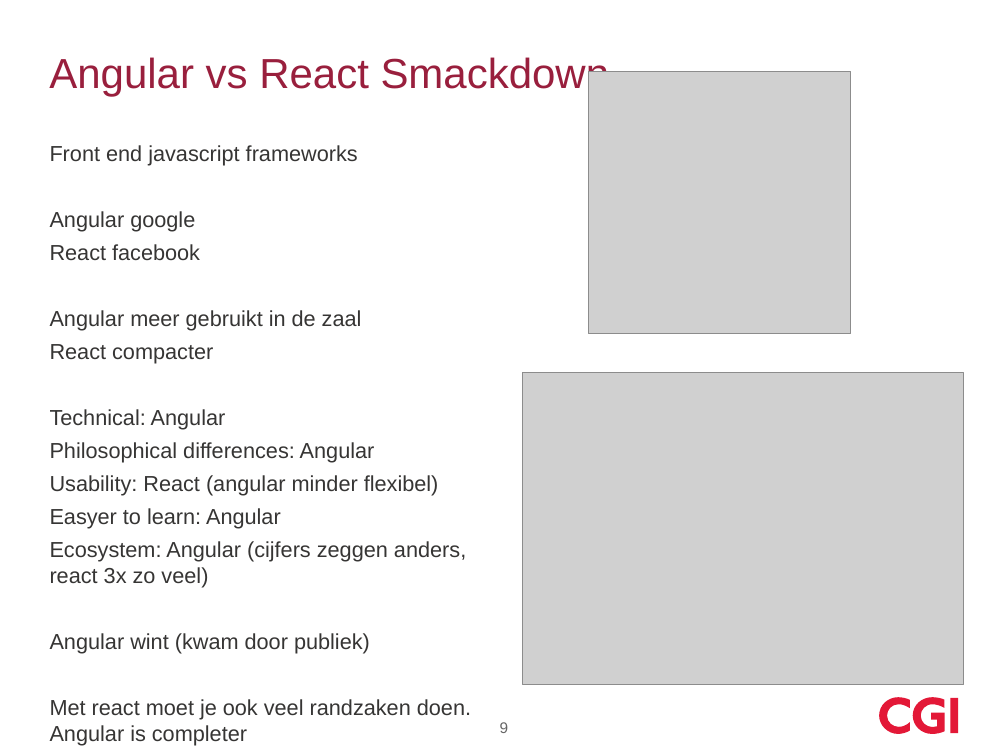
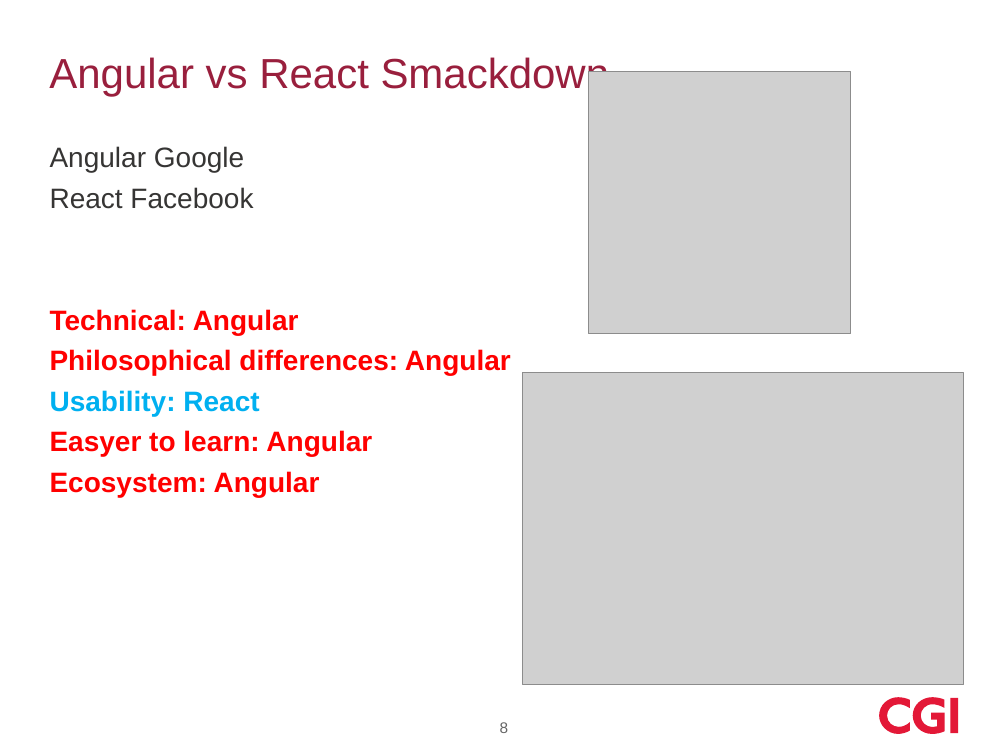
Before and after one commit to koosdrost/GeneralDir, a slide deck: slide 8 of devoxx_2017.pptx (slide 9 before the commit). Drawn at 1008x756 pixels with LibreOffice and Linux fonts; fonts in the diff are those of the drawing; grey boxes stand for pictures; background and template pictures are left out. Boxes give left, top, right and bottom in pixels: in the first picture for what was removed or moved away, otherwise in the second. Text is boxed around its words. In the diff, an @@ line names an element or a change of style, - is before the commit and + after.

```diff
--- a/devoxx_2017.pptx
+++ b/devoxx_2017.pptx
@@ text at box(50, 146, 253, 209): text changed; size 15.5 to 20 pt @@
-Front end javascript frameworks
-Angular google
-React facebook
-Angular meer gebruikt in de zaal
-React compacter
+Angular Google
+React Facebook
@@ text at box(50, 309, 511, 456): size 15.5 to 20 pt, text colour #363534 to #FF0000, bold on in "Technical: Angular", "Philosophical differences: Angular", "Easyer to learn: Angular" @@
@@ text at box(50, 390, 259, 416): text changed; size 15.5 to 20 pt; text colour #363534 to #00B0F0; bold on @@
-Usability: React (angular minder flexibel)
+Usability: React
@@ text at box(50, 471, 320, 497): text changed; size 15.5 to 20 pt; text colour #363534 to #FF0000; bold on @@
-Ecosystem: Angular (cijfers zeggen anders, react 3x zo veel)
-Angular wint (kwam door publiek)
-Met react moet je ook veel randzaken doen. Angular is completer
+Ecosystem: Angular
```
Also in this commit, not shown: 4 other slides changed, 1 slide added, 2 slides removed.
